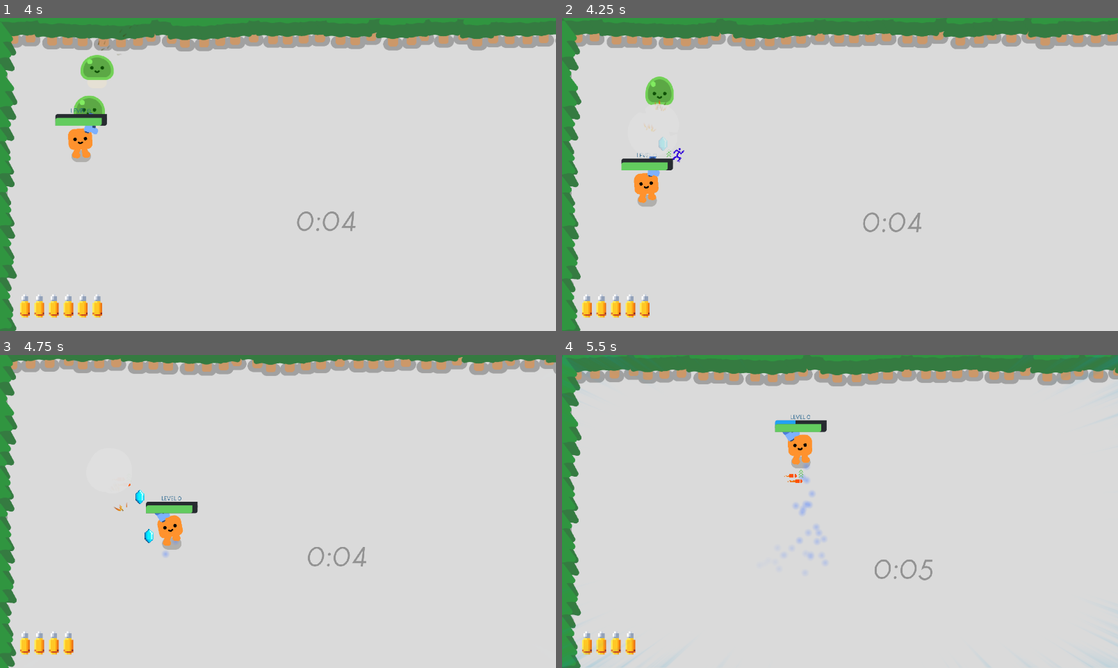
Above: before the commit, frames 1-4 (two rows, left to right).
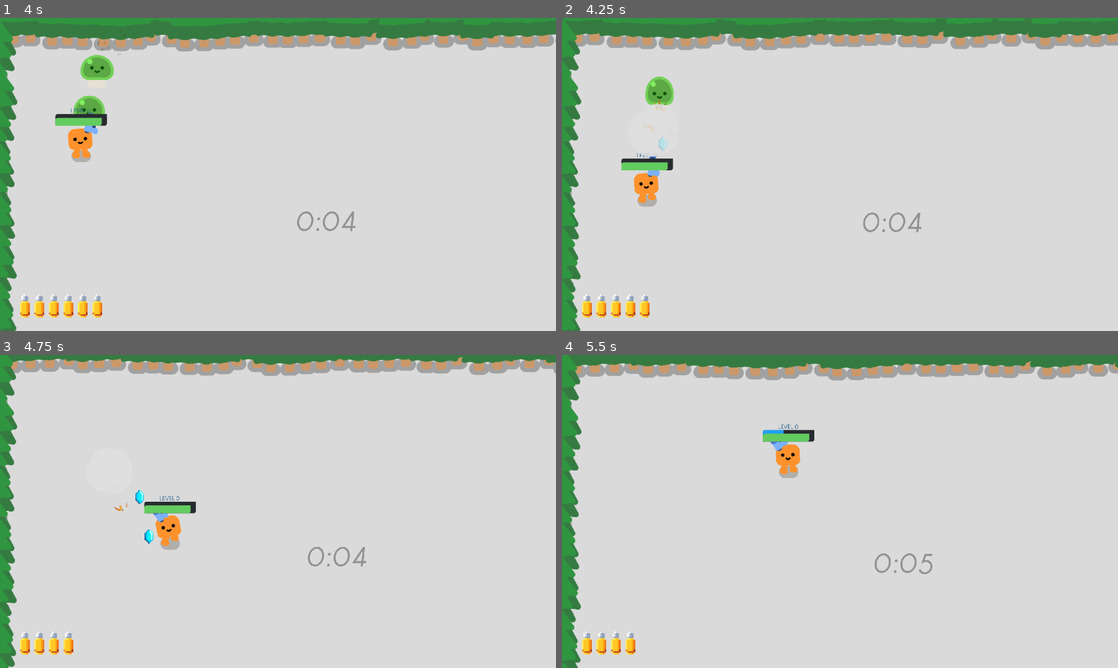
Above: after the commit, the same moments.

Repository: ari-goldman/atlas-godot-tutorial
Game: Godot game, scene res://survivors_game.tscn
The game is run twice, just before and just after one commit, with the same random seed, the same clock (stepped at 60 frames per second) and the same inputs.
Inputs (mouse positions are in pixels of both pictures, inside the frame that each line leads up to):
- Up to frame 1 (4 s): tap Enter (ui_accept) at 0.5, 0.77, 1.52, 3.02, 3.77 s; move the mouse to (278, 174) at 0.52 s; hold W (move_up) 0.53-2.03 s; click (278, 174) at 0.6 s; move the mouse to (444, 221) at 1.27 s; click (444, 221) at 1.35 s; move the mouse to (111, 127) at 2.02 s; hold A (move_left) 2.03-3.53 s; click (111, 127) at 2.1 s; move the mouse to (305, 174) at 2.77 s; click (305, 174) at 2.85 s; move the mouse to (194, 96) at 3.52 s; hold S (move_down) from 3.53 s (still down); click (194, 96) at 3.6 s
- Up to frame 2 (4.25 s): keep holding S (move_down)
- Up to frame 3 (4.75 s): move the mouse to (400, 495) at 4.27 s; release S (move_down) at 4.28 s; hold D (move_right) from 4.28 s (still down); click (400, 495) at 4.35 s; tap Enter (ui_accept) at 4.52 s
- Up to frame 4 (5.5 s): move the mouse to (728, 527) at 5.02 s; release D (move_right) at 5.03 s; hold W (move_up) from 5.03 s (still down); click (728, 527) at 5.1 s

Frame 1 is identical in both runs. In frame 2, less than 0.1% of the frame differs, in the area x 18-22%, y 41-47%; in frame 3, 0.3%; in frame 4, 8.5%, in the area x 0-100%, y 0-100%.

Commit message:
update readme, tweked augment spawn rate

Diff:
--- a/globals/global_stats.gd
+++ b/globals/global_stats.gd
@@ -6,7 +6,7 @@
 ## Augments
 var augment_time: int = 0 # 20 # minimum time for augments to drop (seconds)
 var spawn_augments = false # whether or not augments are spawning
-var augment_drop_chance: float = 1.0 # 0.2  # chance to drop any augment
+var augment_drop_chance: float = 0.5 # 0.2  # chance to drop any augment
 var augment_lifetime: float = 7.5 # how long an augment will last on the player (seconds)
 var move_speed_augment_mult: float = 1.2 # player movemenet speed augment multiplier
 var fire_rate_augment_mult: float = 1.5 # player fire rate augment multiplier
Not shown, changed: README.md
